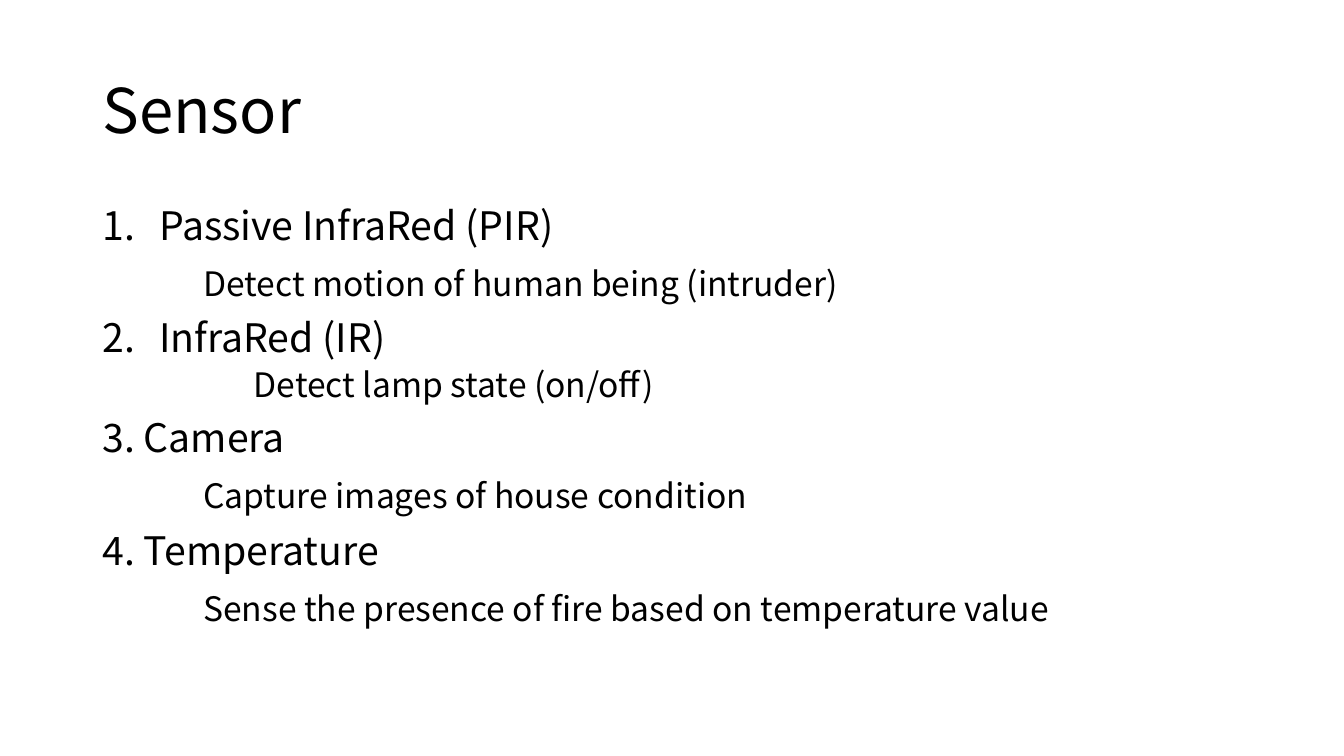
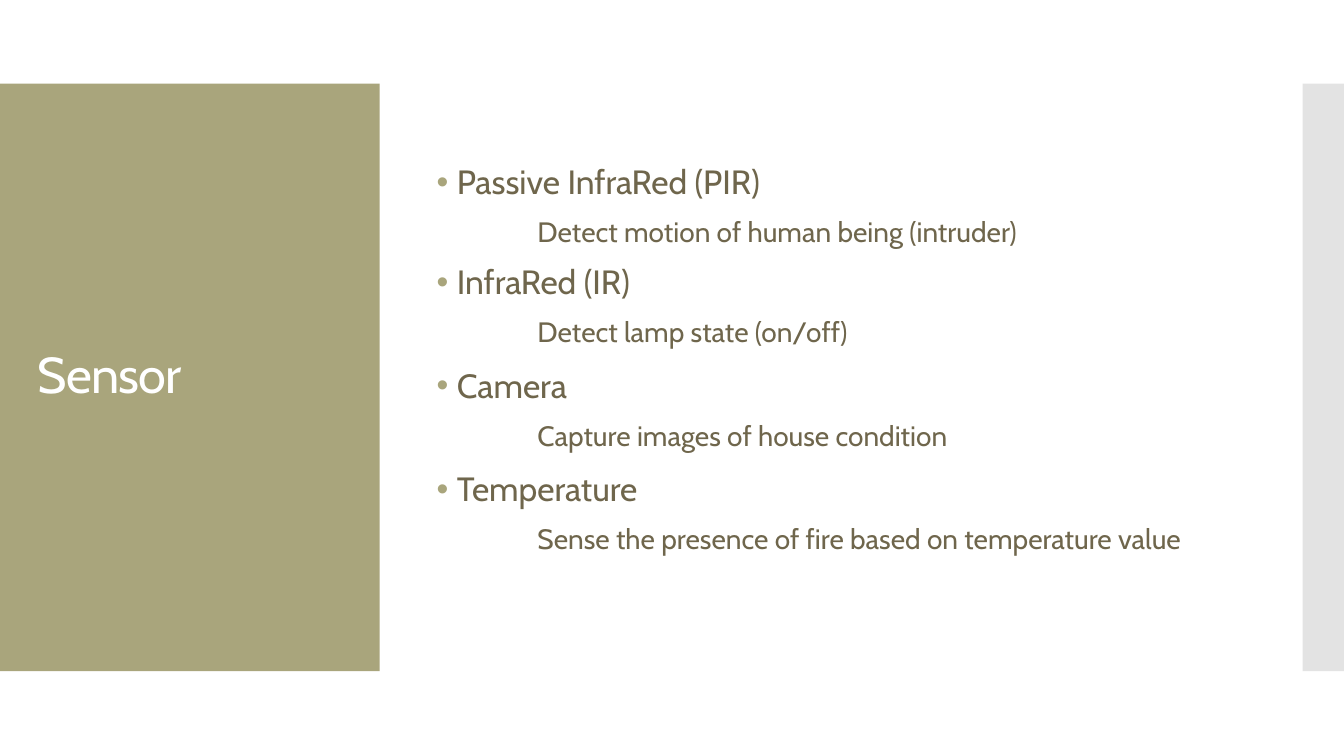
Before and after one commit to ricovalentino94/IoTProject, a slide deck: slide 3 of TeamProjectPPT.pptx. Drawn at 1344x756 pixels with LibreOffice and Linux fonts; fonts in the diff are those of the drawing. Boxes give left, top, right and bottom in pixels: in the first picture for what was removed or moved away, otherwise in the second. Text is boxed around its words. In the diff, an @@ line names an element or a change of style, - is before the commit and + after.

Commit message:
layout PPT project edited

```diff
--- a/TeamProjectPPT.pptx
+++ b/TeamProjectPPT.pptx
@@ rectangle added at bbox=[0, 84, 380, 671], fill #A9A57C @@
@@ rectangle added at bbox=[1303, 84, 1344, 671], fill #C8C8C8 at 50% opacity @@
@@ text "Passive InfraRed (PIR)": place and size @@
-text "Passive InfraRed (PIR)" at bbox=[102, 208, 1049, 629]
+text "Passive InfraRed (PIR)" at bbox=[457, 169, 1181, 556]
@@ text "Passive InfraRed (PIR)" at bbox=[457, 169, 1181, 556]: vertical alignment top to middle @@
@@ title "Sensor": place and size @@
-title "Sensor" at bbox=[102, 87, 300, 134]
+title "Sensor" at bbox=[38, 357, 182, 394]
@@ title "Sensor" at bbox=[38, 357, 182, 394]: size 44 to 36 pt, font Noto Sans CJK KR to Cabin, text colour #000000 to #FFFFFF, letter spacing 0 to -0.6 pt @@
@@ text at bbox=[457, 169, 1181, 556]: size 28 to 24 pt in "Passive InfraRed (PIR)", "InfraRed (IR)"; font Noto Sans CJK KR to Cabin, text colour #000000 to #6F664C; size 24 to 20 pt in "Detect motion of human being (intruder)", "Detect lamp state (on/off)", "Capture images of house condition", "Sense the presence of fire based on ..."; bullet 1. to •; more space between paragraphs; indent changed; list level 1 to 2 in "Capture images of house condition"; list level 1 to 2 in "Sense the presence of fire ..." @@
@@ text at bbox=[457, 374, 567, 399]: text changed; size 28 to 24 pt; font Noto Sans CJK KR to Cabin; text colour #000000 to #6F664C @@
-3. Camera
+• Camera
@@ text at bbox=[457, 477, 638, 509]: text changed; size 28 to 24 pt; font Noto Sans CJK KR to Cabin; text colour #000000 to #6F664C @@
-4. Temperature
+• Temperature
```
Also in this commit, not shown: 4 other slides changed.
